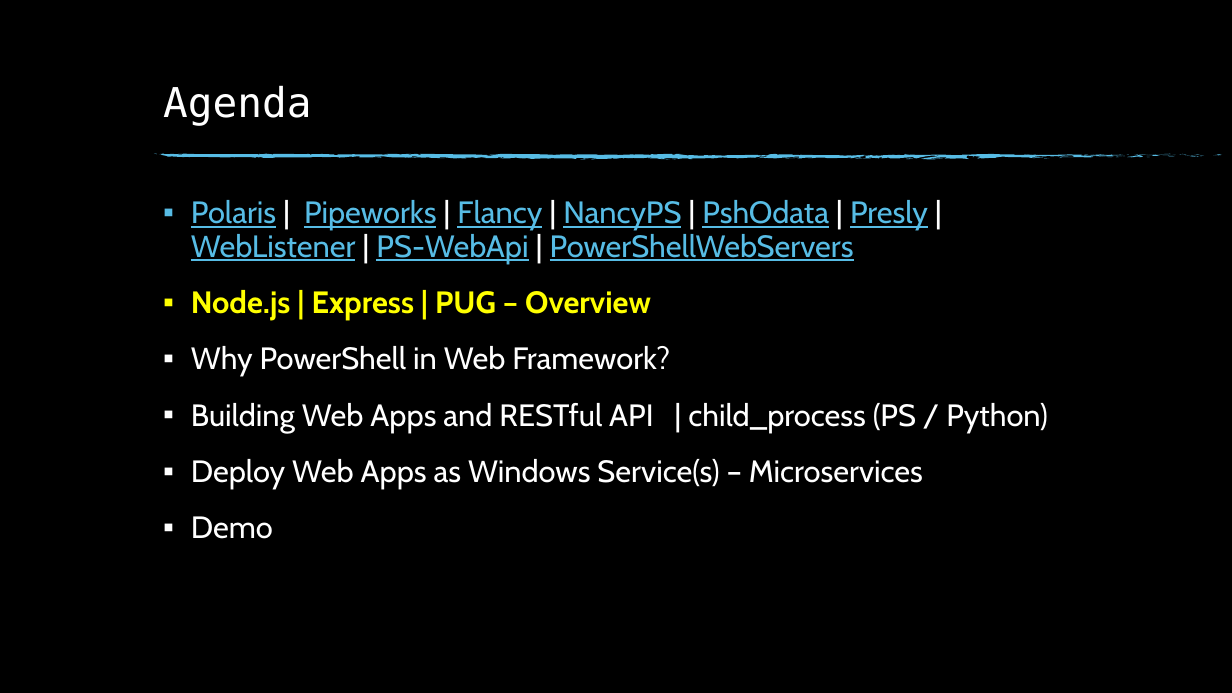
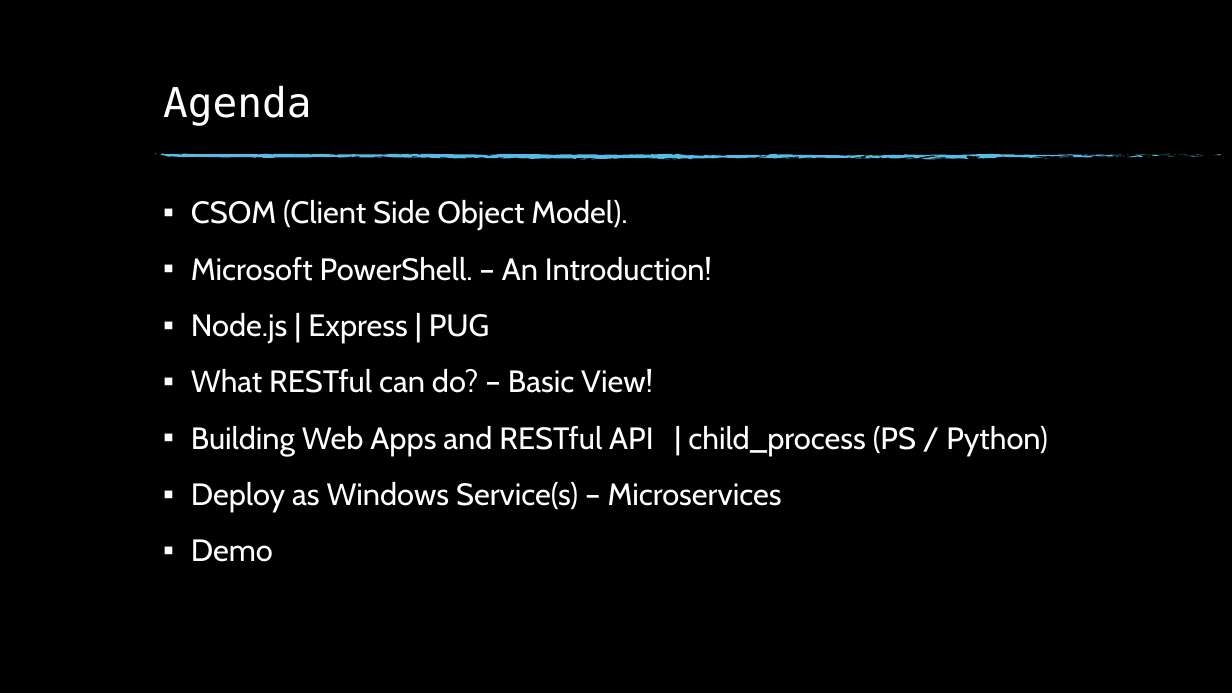
Before and after one commit to ChendrayanV/Events-2018-2019, a slide deck: slide 2 of SPSEvents-SEP2018/Use PowerShell and Node.js to work with SharePoint data.pptx. Drawn at 1232x693 pixels with LibreOffice and Linux fonts; fonts in the diff are those of the drawing; background and template pictures are left out. Boxes give left, top, right and bottom in pixels: in the first picture for what was removed or moved away, otherwise in the second. Text is boxed around its words. In the diff, an @@ line names an element or a change of style, - is before the commit and + after.

```diff
--- a/SPSEvents-SEP2018/Use PowerShell and Node.js to work with SharePoint data.pptx
+++ b/SPSEvents-SEP2018/Use PowerShell and Node.js to work with SharePoint data.pptx
@@ text at (x1=191, y1=200, x2=712, y2=393): text changed; text colour #57BCE5 to #FFFFFF @@
-▪ Polaris | Pipeworks | Flancy | NancyPS | PshOdata | Presly | WebListener | PS-WebApi | PowerShellWebServers
-▪ Node.js | Express | PUG – Overview
-▪ Why PowerShell in Web Framework?
+▪ CSOM (Client Side Object Model).
+▪ Microsoft PowerShell. – An Introduction!
+▪ Node.js | Express | PUG
+▪ What RESTful can do? – Basic View!
@@ text at (x1=191, y1=482, x2=782, y2=512): text changed @@
-▪ Deploy Web Apps as Windows Service(s) – Microservices
+▪ Deploy as Windows Service(s) – Microservices
```
Also in this commit, not shown: 2 other slides changed, 4 slides added, 2 slides removed.
